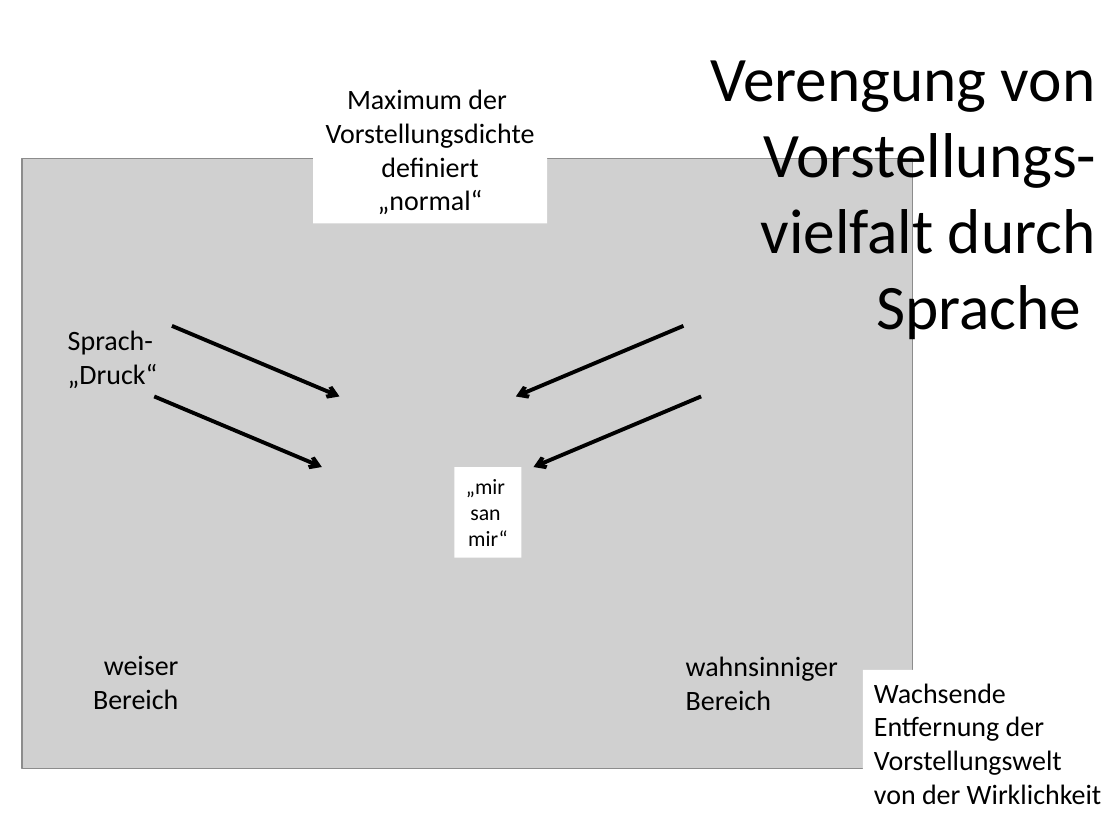
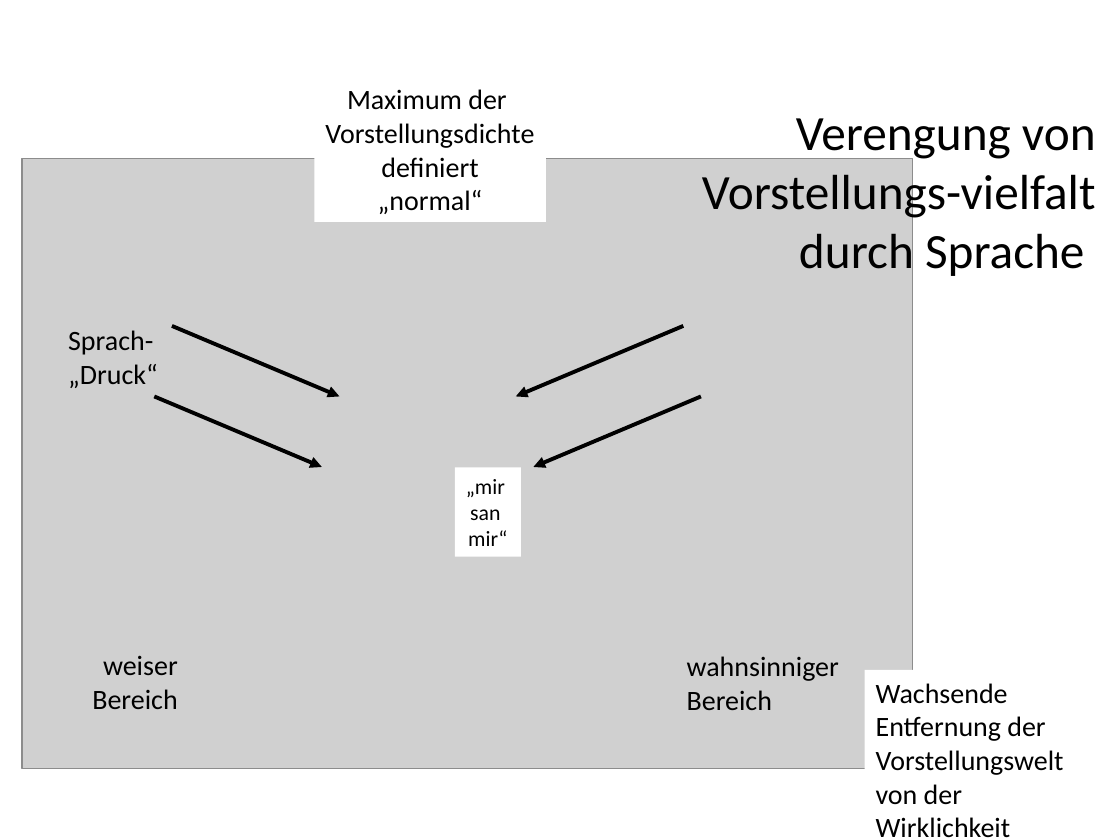
Before and after one commit to HaraldRieder/Physikalismus, a slide deck: slide 6 of Physikalismus.pptx. Drawn at 1120x840 pixels with LibreOffice and Linux fonts; fonts in the diff are those of the drawing; grey boxes stand for pictures. Boxes give left, top, right and bottom in pixels: in the first picture for what was removed or moved away, otherwise in the second. Text is boxed around its words. In the diff, an @@ line names an element or a change of style, - is before the commit and + after.

```diff
--- a/Physikalismus.pptx
+++ b/Physikalismus.pptx
@@ text "Verengung von Vorstellungs-vielfalt durch Sprache" at [702, 118, 1096, 280]: size 40.7 to 31.7 pt @@
@@ arrow removed from (683, 326) to (516, 396) @@
@@ freeform shape added at [516, 326, 684, 396], outline #000000 2.49 pt @@
@@ arrow removed from (155, 396) to (321, 467) @@
@@ freeform shape added at [155, 396, 323, 467], outline #000000 2.49 pt @@
@@ text "Wachsende" rewrapped from [874, 683, 1102, 805] to [876, 683, 1064, 838] @@
```
Also in this commit, not shown: 10 other slides changed, 1 slide added, 4 other files.
